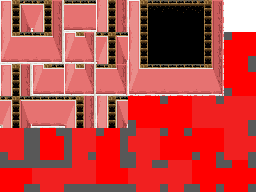
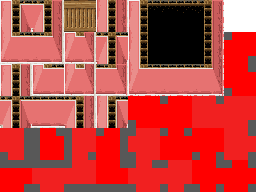
Comparing the layer stacks of the two w=256, h=192 images. Changes:
added layer "t_wall_wood" above "twall_r" over [64, 0, 96, 32]
